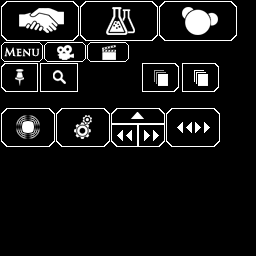
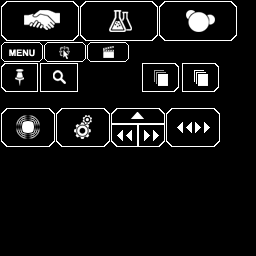
Before/after of a 256x256 layered artwork. What changed in the layer stack:
painted on "Main Buttons" over [19,7,218,35]
painted on "Icons" (1st of 2, in "Menu") over [57,45,116,60]
renamed "Menu" to "MENU", painted on it over [4,47,40,57]
added layer "Layer 2" above "Grid" over [59,46,70,59]
